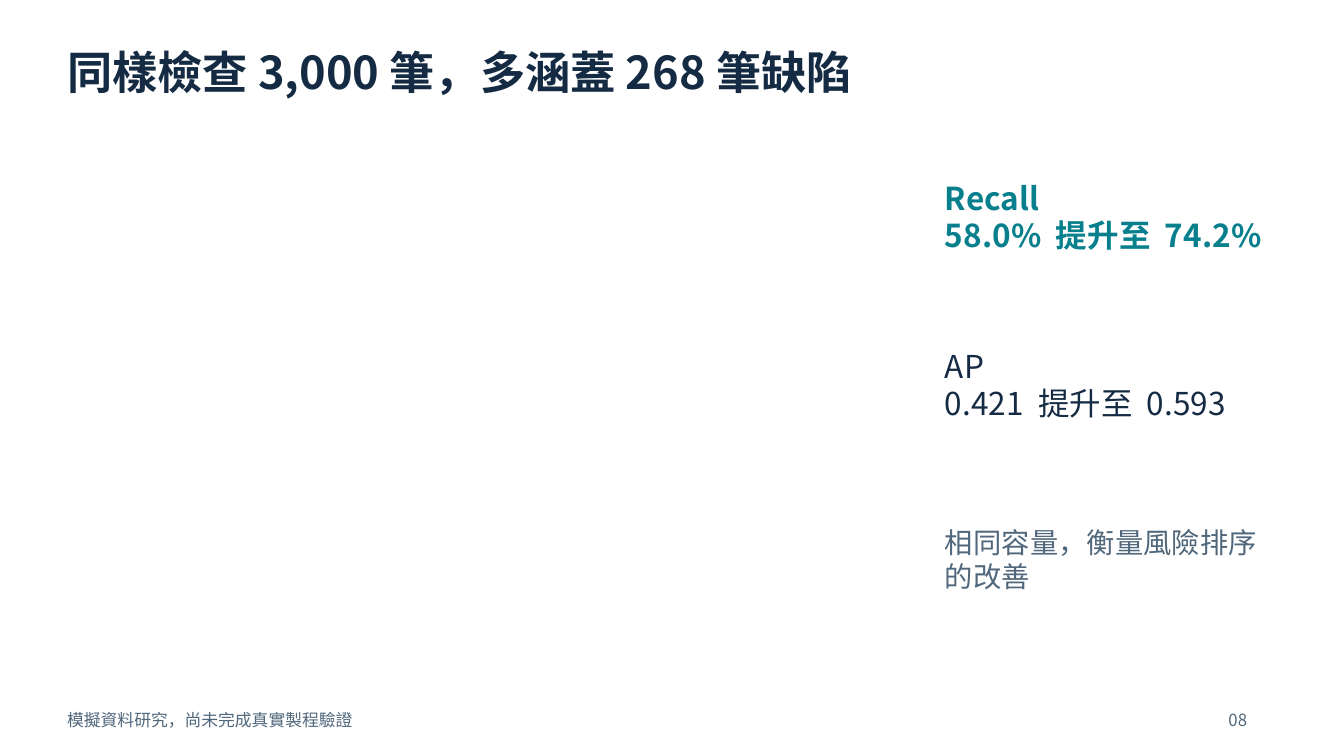
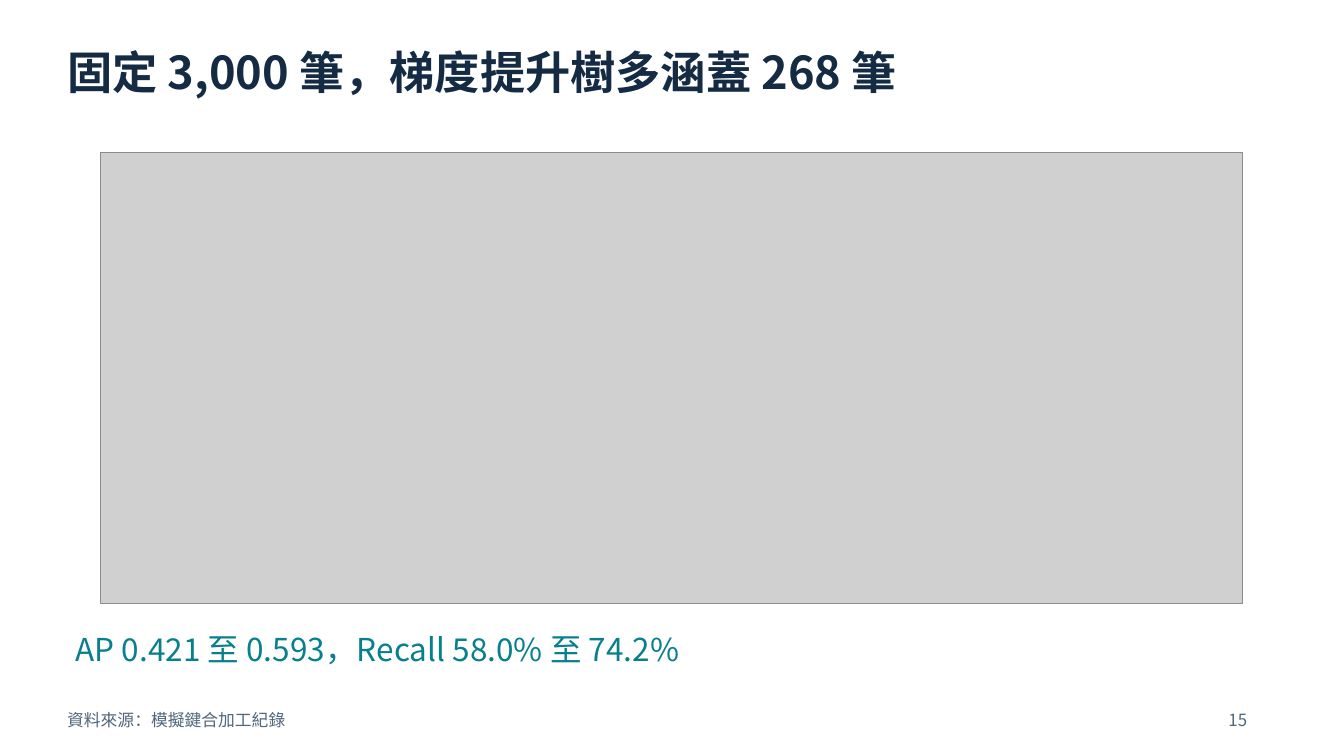
Before and after one commit to chelsietao/soic-bonding-quality-risk-prediction, a slide deck: slide 15 of presentations/SoIC_Process_Engineer_Briefing_ZH.pptx (slide 8 before the commit). Drawn at 1344x756 pixels with LibreOffice and Linux fonts; fonts in the diff are those of the drawing; grey boxes stand for pictures. Boxes give left, top, right and bottom in pixels: in the first picture for what was removed or moved away, otherwise in the second. Text is boxed around its words. In the diff, an @@ line names an element or a change of style, - is before the commit and + after.

Commit message:
Include every Colab figure and expand concrete analysis in bilingual docs and deck

```diff
--- a/presentations/SoIC_Process_Engineer_Briefing_ZH.pptx
+++ b/presentations/SoIC_Process_Engineer_Briefing_ZH.pptx
@@ text at <box>67,50,897,99</box>: text changed @@
-同樣檢查 3,000 筆，多涵蓋 268 筆缺陷
+固定 3,000 筆，梯度提升樹多涵蓋 268 筆
@@ picture added at <box>101,152,1243,604</box> @@
@@ text removed at <box>945,355,1226,418</box> @@
-AP
-0.421 提升至 0.593
@@ text removed at <box>945,529,1257,590</box> @@
-相同容量，衡量風險排序的改善
@@ text at <box>76,636,679,664</box>: text changed; bold off @@
-Recall
-58.0% 提升至 74.2%
+AP 0.421 至 0.593，Recall 58.0% 至 74.2%
@@ text at <box>67,712,285,728</box>: text changed @@
-模擬資料研究，尚未完成真實製程驗證
+資料來源：模擬鍵合加工紀錄
@@ text at <box>1228,713,1247,726</box>: text changed @@
-08
+15
```
Also in this commit, not shown: 3 other slides changed, 20 slides added, 16 slides removed, 13 other files.
